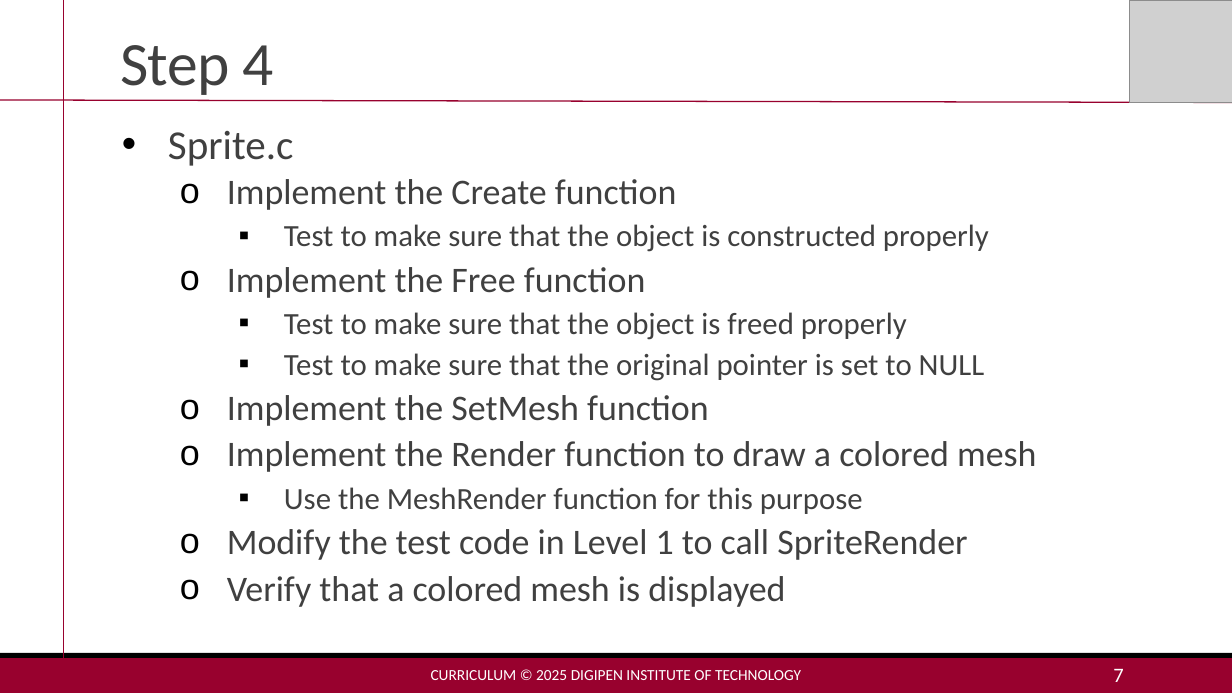
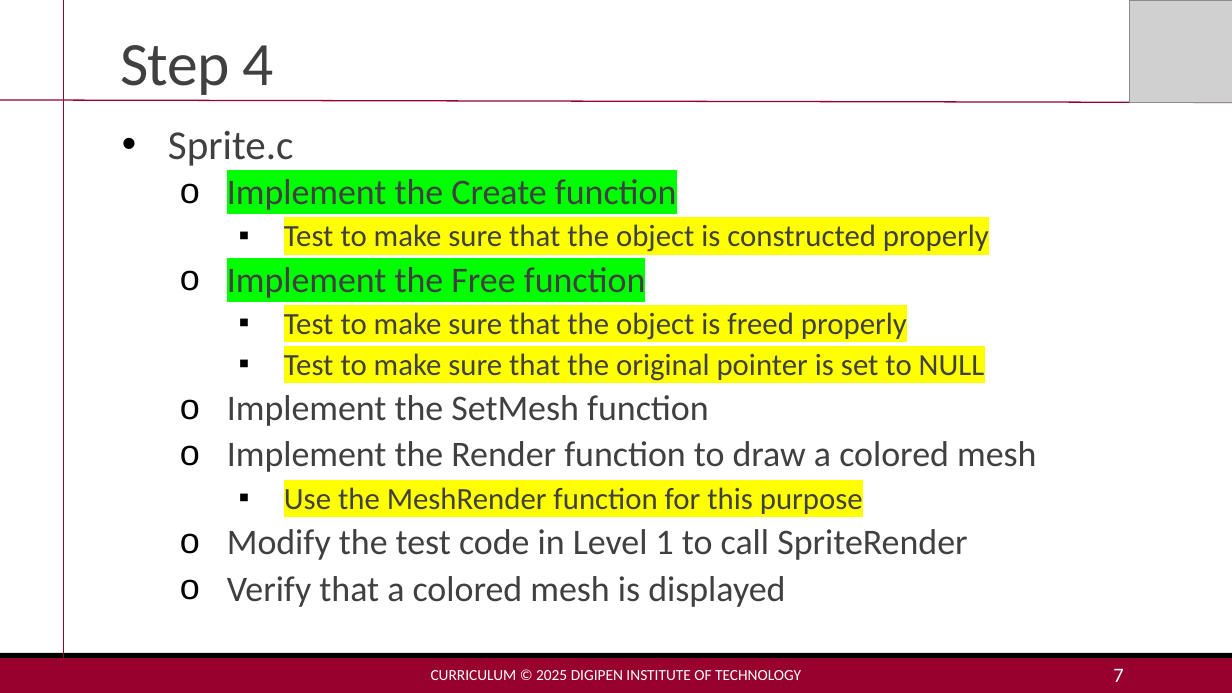
Before and after one commit to MakoJBryant/cs-230-project-game-engine, a slide deck: slide 7 of Project2-Lecture.pptx. Drawn at 1232x693 pixels with LibreOffice and Linux fonts; fonts in the diff are those of the drawing; grey boxes stand for pictures. Boxes give left, top, right and bottom in pixels: in the first picture for what was removed or moved away, otherwise in the second. Text is boxed around its words. In the diff, an @@ line names an element or a change of style, - is before the commit and + after.

Commit message:
🧠 add SpriteSetMesh() logic

```diff
--- a/Project2-Lecture.pptx
+++ b/Project2-Lecture.pptx
@@ text at (227, 179, 989, 514): highlight none to #00FF00 in "Implement the Create function", "Implement the Free function"; highlight none to #FFFF00 in "Test to make sure that the object ...", "Test to make sure that the object ...", "Test to make sure that the original ...", "Use the MeshRender function for this purpose" @@
```
Also in this commit, not shown: 1 other file.
